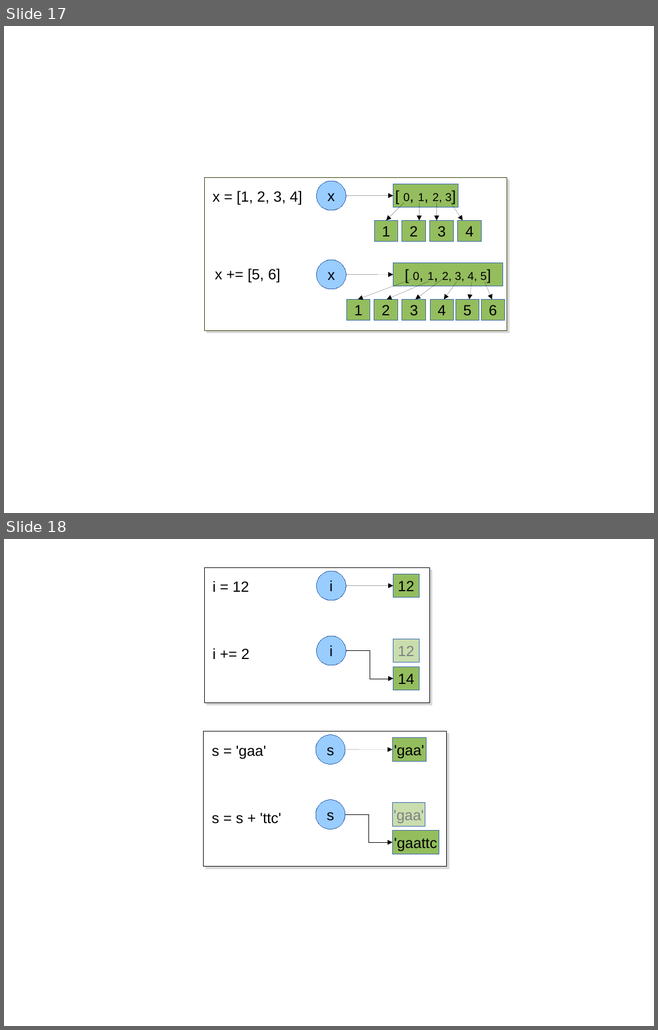
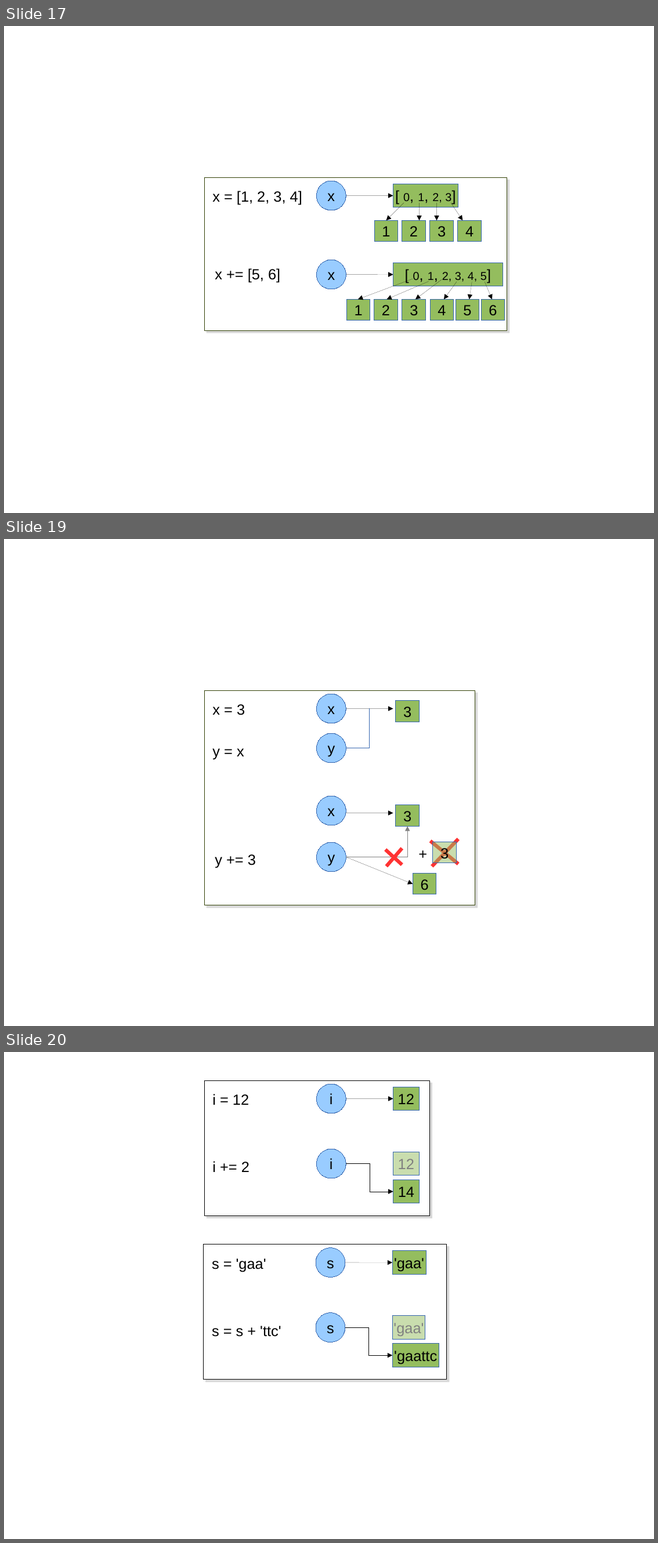
Before and after one commit to C3BI-pasteur-fr/python-course-1, a slide deck: figures.odp. Shown one above the other, each under a label of ours: slides 17 and 18 before the commit, slides 17, 19 and 20 after it; the slides between them are not shown. The pictures are 658x1030 and 658x1543 pixels, drawn with LibreOffice and Linux fonts; fonts in the diff are those of the drawing. Boxes give left, top, right and bottom in pixels: in the first picture for what was removed or moved away, otherwise in the second. Text is boxed around its words. In the diff, an @@ line names an element or a change of style, - is before the commit and + after.

```diff
--- a/figures.odp
+++ b/figures.odp
@@ slide 19 added at (x1=4, y1=539, x2=654, y2=1026), background #FFFFFF @@
@@ rectangle added at (x1=205, y1=690, x2=475, y2=906), fill #FFFFFF, outline #314004 0.71 pt @@
@@ ellipse added at (x1=317, y1=694, x2=346, y2=723), fill #99CCFF, outline #3465AF 0 pt, 18 pt, text #000000 @@
+x
@@ text added at (x1=212, y1=704, x2=245, y2=715), 18 pt, text #000000 @@
+x = 3
@@ arrow added from (346, 709) to (393, 709), #000000 0 pt @@
@@ elbow line added from (346, 748) to (369, 709), #3465AF 0 pt @@
@@ rectangle added at (x1=396, y1=700, x2=419, y2=722), fill #94BD5E, outline #3465AF 0 pt, 18 pt, text #000000 @@
+3
@@ ellipse added at (x1=317, y1=733, x2=346, y2=763), fill #99CCFF, outline #3465AF 0 pt, 18 pt, text #000000 @@
+y
@@ text added at (x1=212, y1=748, x2=244, y2=760), 18 pt, text #000000 @@
+y = x
@@ ellipse added at (x1=317, y1=796, x2=346, y2=826), fill #99CCFF, outline #3465AF 0 pt, 18 pt, text #000000 @@
+x
@@ arrow added from (346, 813) to (393, 813), #000000 0 pt @@
@@ rectangle added at (x1=396, y1=805, x2=419, y2=827), fill #94BD5E, outline #3465AF 0 pt, 18 pt, text #000000 @@
+3
@@ elbow arrow added from (346, 857) to (407, 826), #808080 0 pt @@
@@ ellipse added at (x1=317, y1=842, x2=346, y2=872), fill #99CCFF, outline #3465AF 0 pt, 18 pt, text #000000 @@
+y
@@ line added from (386, 850) to (402, 865), #FF3333 4.31 pt @@
@@ line added from (402, 849) to (387, 867), #FF3333 4.31 pt @@
@@ text added at (x1=412, y1=842, x2=432, y2=864), 18 pt, text #000000 @@
++
@@ line added from (430, 841) to (458, 864), #FF3333 4.31 pt @@
@@ line added from (458, 839) to (432, 867), #FF3333 4.31 pt @@
@@ rectangle added at (x1=433, y1=842, x2=456, y2=863), fill #94BD5E at 50% opacity, outline #3465AF 0 pt, 18 pt, text #000000 @@
+3
@@ text added at (x1=215, y1=855, x2=256, y2=868), 18 pt, text #000000 @@
+y += 3
@@ arrow added from (346, 857) to (412, 885), #000000 0 pt @@
@@ rectangle added at (x1=412, y1=874, x2=436, y2=895), fill #94BD5E, outline #3465AF 0 pt, 18 pt, text #000000 @@
+6
@@ what was slide 18 is now slide 20 @@
```
Also in this commit, not shown: 6 slides changed, 1 other slide added.
